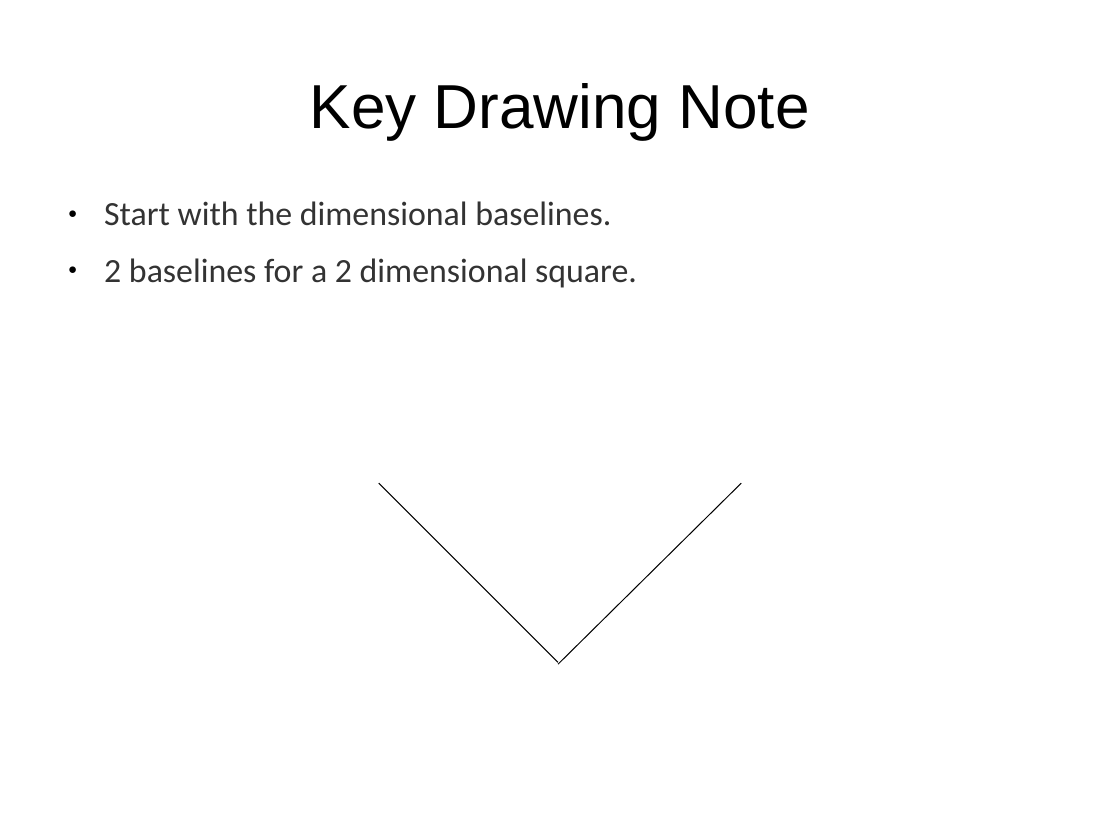
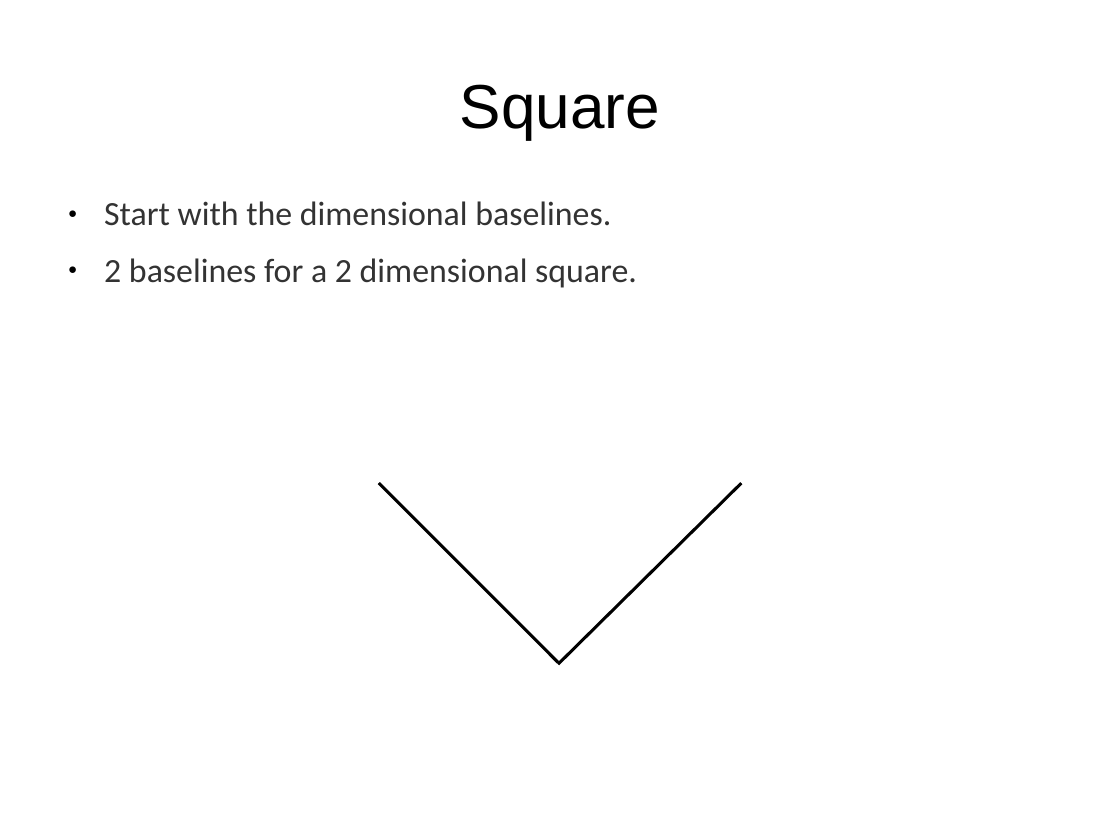
Before and after one commit to tigerfarm/docroot, a slide deck: slide 9 of books/content/cubes/9aDrawAll.odp. Drawn at 1120x840 pixels with LibreOffice and Linux fonts; fonts in the diff are those of the drawing; background and template pictures are left out. Boxes give left, top, right and bottom in pixels: in the first picture for what was removed or moved away, otherwise in the second. Text is boxed around its words. In the diff, an @@ line names an element or a change of style, - is before the commit and + after.

```diff
--- a/books/content/cubes/9aDrawAll.odp
+++ b/books/content/cubes/9aDrawAll.odp
@@ title at [460, 84, 660, 139]: text changed @@
-Key Drawing Note
+Square
@@ line added from (558, 663) to (379, 483), #000000 2.15 pt @@
@@ line added from (742, 484) to (558, 665), #000000 2.15 pt @@
```
Also in this commit, not shown: 11 other slides changed, 7 slides added, 9 slides removed, 9 other files.
